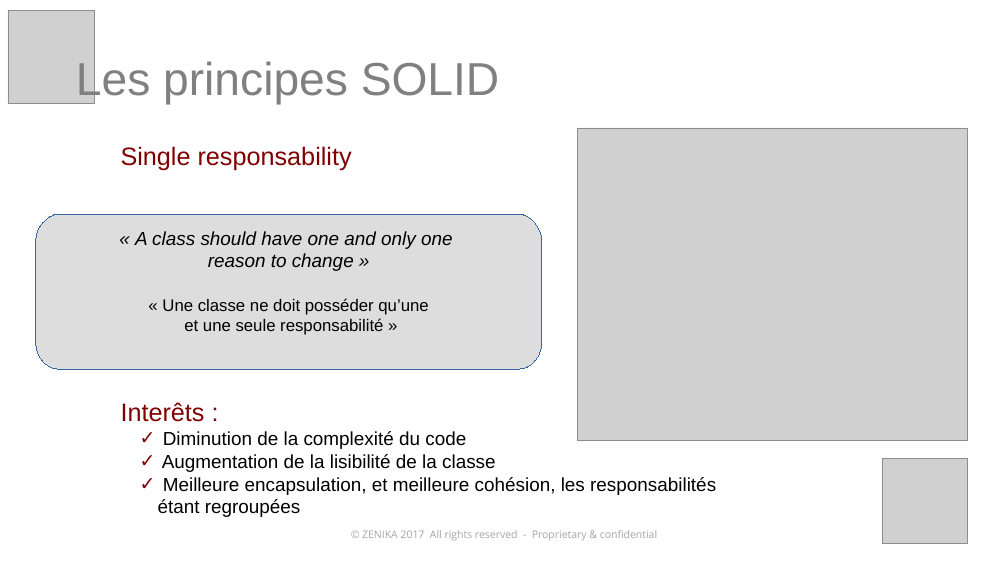
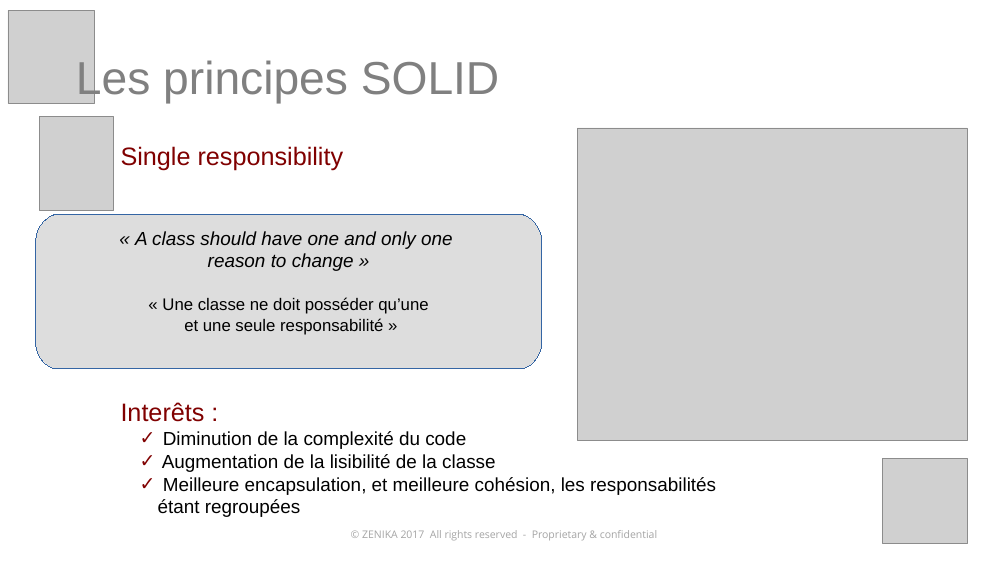
Before and after one commit to kronann/solid-dinosaur, a slide deck: slide 7 of solid-workshop.pptx (slide 6 before the commit). Drawn at 1008x567 pixels with LibreOffice and Linux fonts; fonts in the diff are those of the drawing; grey boxes stand for pictures. Boxes give left, top, right and bottom in pixels: in the first picture for what was removed or moved away, otherwise in the second. Text is boxed around its words. In the diff, an @@ line names an element or a change of style, - is before the commit and + after.

```diff
--- a/solid-workshop.pptx
+++ b/solid-workshop.pptx
@@ picture added at [39,117,113,211] @@
@@ text at [121,146,344,171]: text changed @@
-Single responsability
+Single responsibility
```
Also in this commit, not shown: 10 other slides changed, 5 slides added, 3 slides removed.
